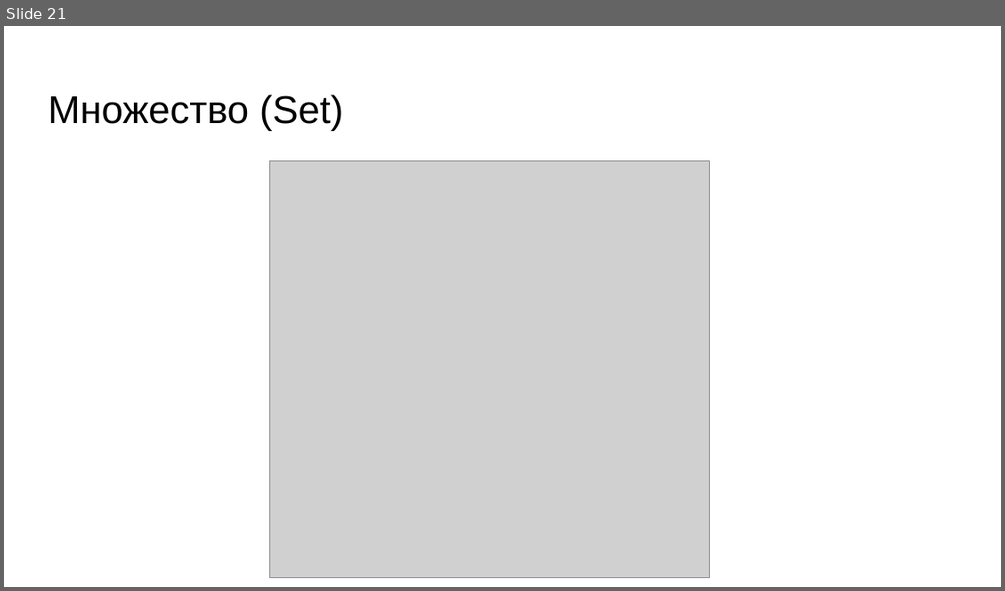
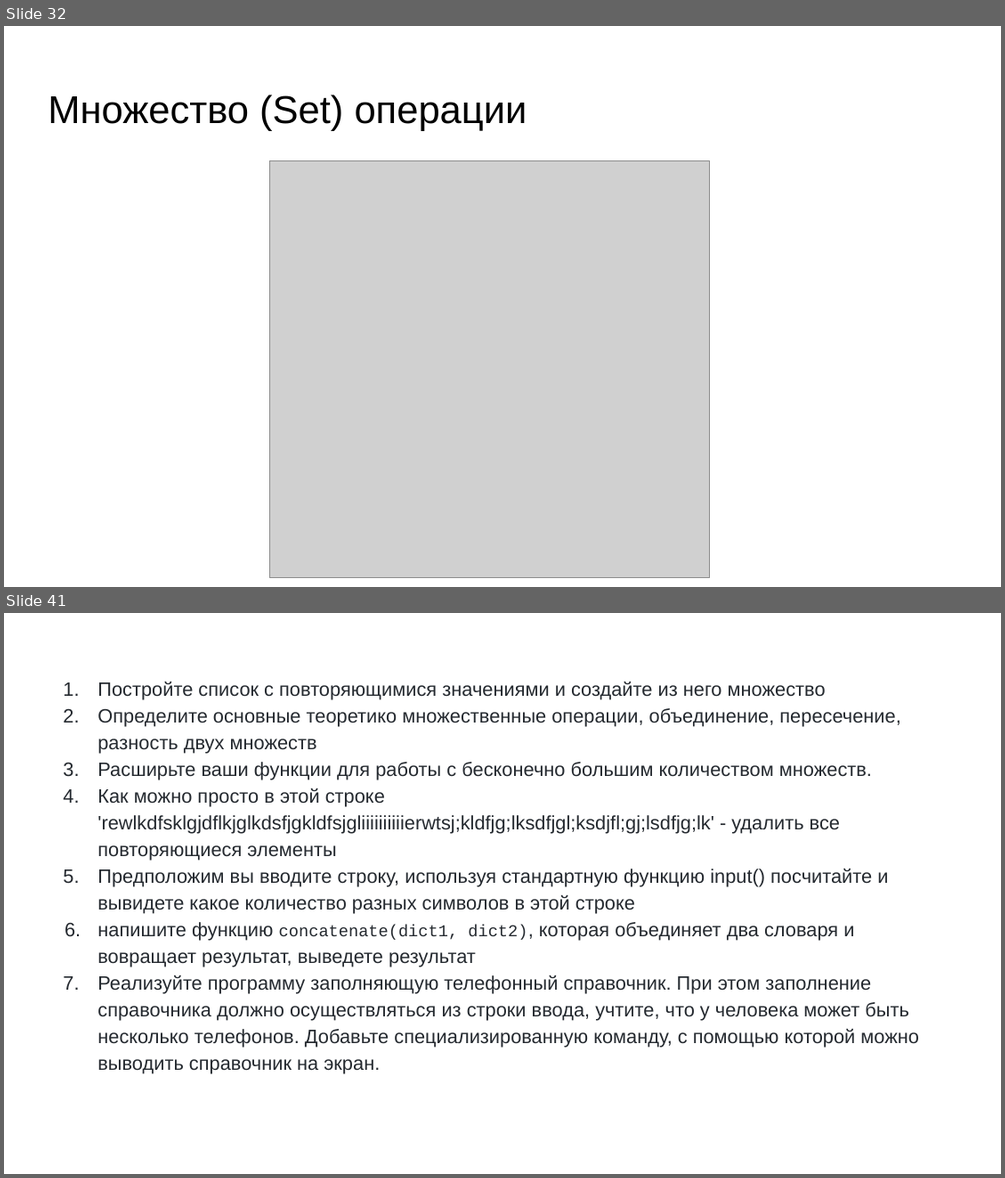
Before and after one commit to skhayrulin/python_course, a slide deck: lecture/Lecture6.pptx. Shown one above the other, each under a label of ours: slide 21 before the commit, slides 32 and 41 after it; the slides between them are not shown. The pictures are 1005x591 and 1005x1178 pixels, drawn with LibreOffice and Linux fonts; fonts in the diff are those of the drawing; grey boxes stand for pictures. Boxes give left, top, right and bottom in pixels: in the first picture for what was removed or moved away, otherwise in the second. Text is boxed around its words. In the diff, an @@ line names an element or a change of style, - is before the commit and + after.

```diff
--- a/lecture/Lecture6.pptx
+++ b/lecture/Lecture6.pptx
@@ slide 41 added at <box>4,613,1001,1174</box>, background #FFFFFF @@
@@ text added at <box>97,682,919,1047</box>, 14 pt, text #24292F @@
+1. Постройте список с повторяющимися значениями и создайте из него множество
+2. Определите основные теоретико множественные операции, объединение, пересечение, разность двух множеств
+3. Расширьте ваши функции для работы с бесконечно большим количеством множеств.
+4. Как можно просто в этой строке 'rewlkdfsklgjdflkjglkdsfjgkldfsjgliiiiiiiiiierwtsj;kldfjg;lksdfjgl;ksdjfl;gj;lsdfjg;lk' - удалить все повторяющиеся элементы
+5. Предположим вы вводите строку, используя стандартную функцию input() посчитайте и вывидете какое количество разных символов в этой строке
+6. напишите функцию concatenate(dict1, dict2), которая объединяет два словаря и вовращает результат, выведете результат
+7. Реализуйте программу заполняющую телефонный справочник. При этом заполнение справочника должно осуществляться из строки ввода, учтите, что у человека может быть несколько телефонов. Добавьте специализированную команду, с помощью которой можно выводить справочник на экран.
@@ what was slide 21 is now slide 32 @@
@@ slide 32 changed as well @@
@@ title at <box>48,95,527,131</box>: text changed @@
-Множество (Set)
+Множество (Set) операции
```
Also in this commit, not shown: 3 other slides changed, 20 other slides added, 1 slide removed, 1 other file.
